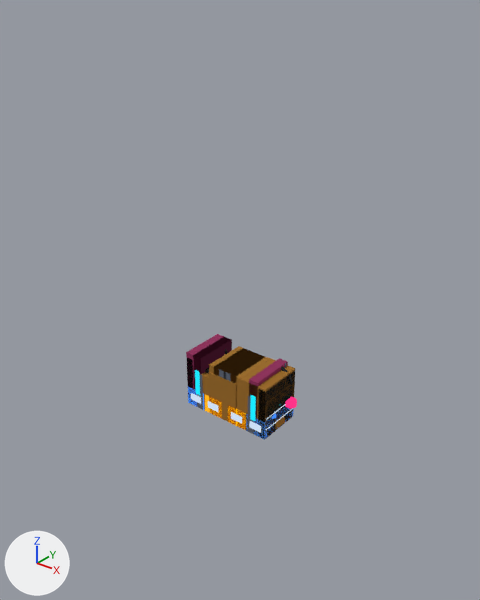
One commit to the glTF model packages/app/public/city/room-detail-galeria-props.glb: the scene before it, then after it.
Before and after are seen from a 50 mm lens placed at (1.75, -2.19, 1.97), pointed at (-0.04, 0.05, 0.58). Every picture has the same lights, and +X, +Y and +Z are marked at lower left. The first picture is the older version.

In view in the first picture: 'rd-gl-stock', 'rd-gl-stock-b', 'rd-gl-stock-lod', 'rd-gl-tattoo', 'rd-gl-tattoo-b' and 8 more.
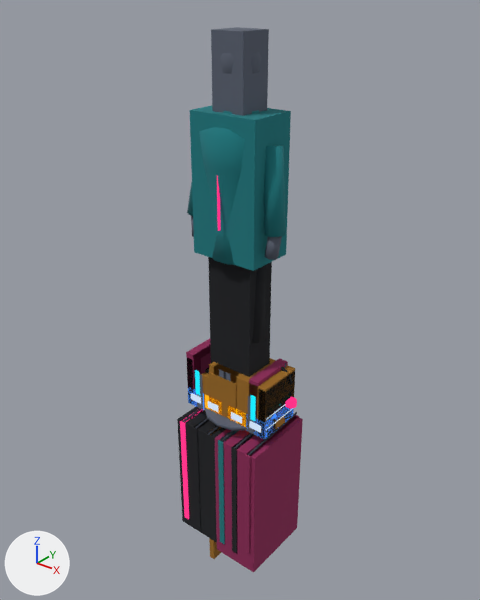
Pixel boxes (x1, y1, x2, y2) of what changed, in the pictures (480 x 600 px):
'rd-gl-mannequin-lod', added
    after: (190, 27, 291, 377)
'rd-gl-garments-lod', added (red)
    after: (177, 407, 303, 573)
'rd-gl-mannequin', added (cyan)
    after: (187, 52, 285, 430)
'rd-gl-garments', added
    after: (180, 409, 300, 559)

The edits, one by one:
Mesh me_rd_gl_mannequin_lod is new.
It consists of a box spanning x -0.12..0.12, y -0.08..0.08, z 0.0..0.85; a box spanning x -0.17..0.17, y -0.12..0.12, z 0.85..1.48; a box spanning x -0.08..0.08, y -0.08..0.08, z 1.48..1.79.
It uses material mat_city_palette.
Mesh me_rd_gl_mannequin is new.
It has 275 vertices, 478 faces and spans x -0.26..0.26, y -0.18..0.18, z 0.0..1.79.
It uses material mat_city_palette.
Mesh me_rd_gl_garments_lod is new.
It has 14 vertices, 24 faces and spans x -0.25..0.25, y -0.2..0.2, z -0.8..-0.06.
It uses material mat_city_palette.
Mesh me_rd_gl_garments is new.
It has 160 vertices, 240 faces and spans x -0.225..0.225, y -0.209..0.209, z -0.897..0.0.
It uses material mat_city_palette.
Object 'rd-gl-mannequin-lod' (ob_rd_gl_mannequin_lod) is new; it shows me_rd_gl_mannequin_lod.
Its location is (0.0, 0.0, 0.0).
Object 'rd-gl-mannequin' (ob_rd_gl_mannequin) is new; it shows me_rd_gl_mannequin.
Its location is (0.0, 0.0, 0.0).
Object 'rd-gl-garments-lod' (ob_rd_gl_garments_lod) is new; it shows me_rd_gl_garments_lod.
Its location is (0.0, 0.0, 0.0).
Object 'rd-gl-garments' (ob_rd_gl_garments) is new; it shows me_rd_gl_garments.
Its location is (0.0, 0.0, 0.0).
